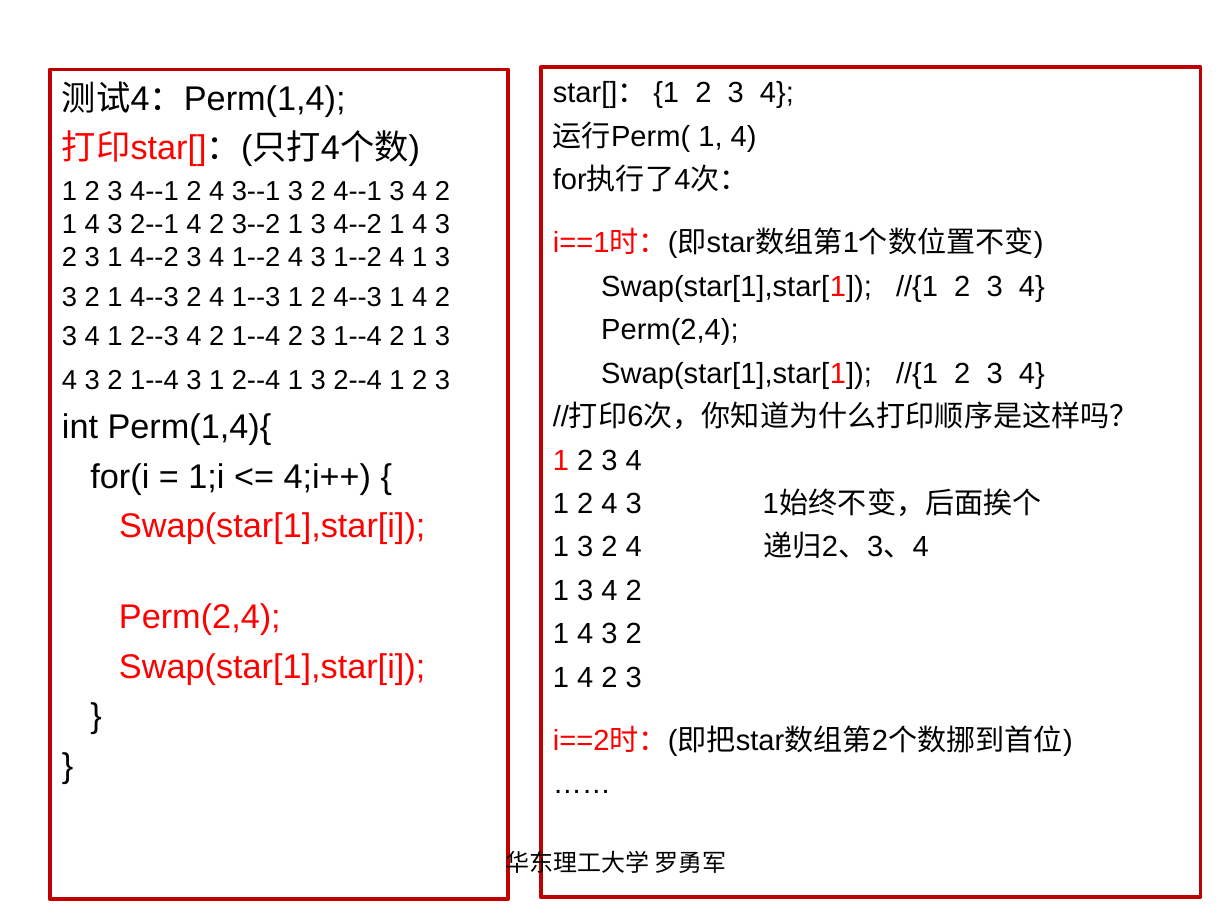
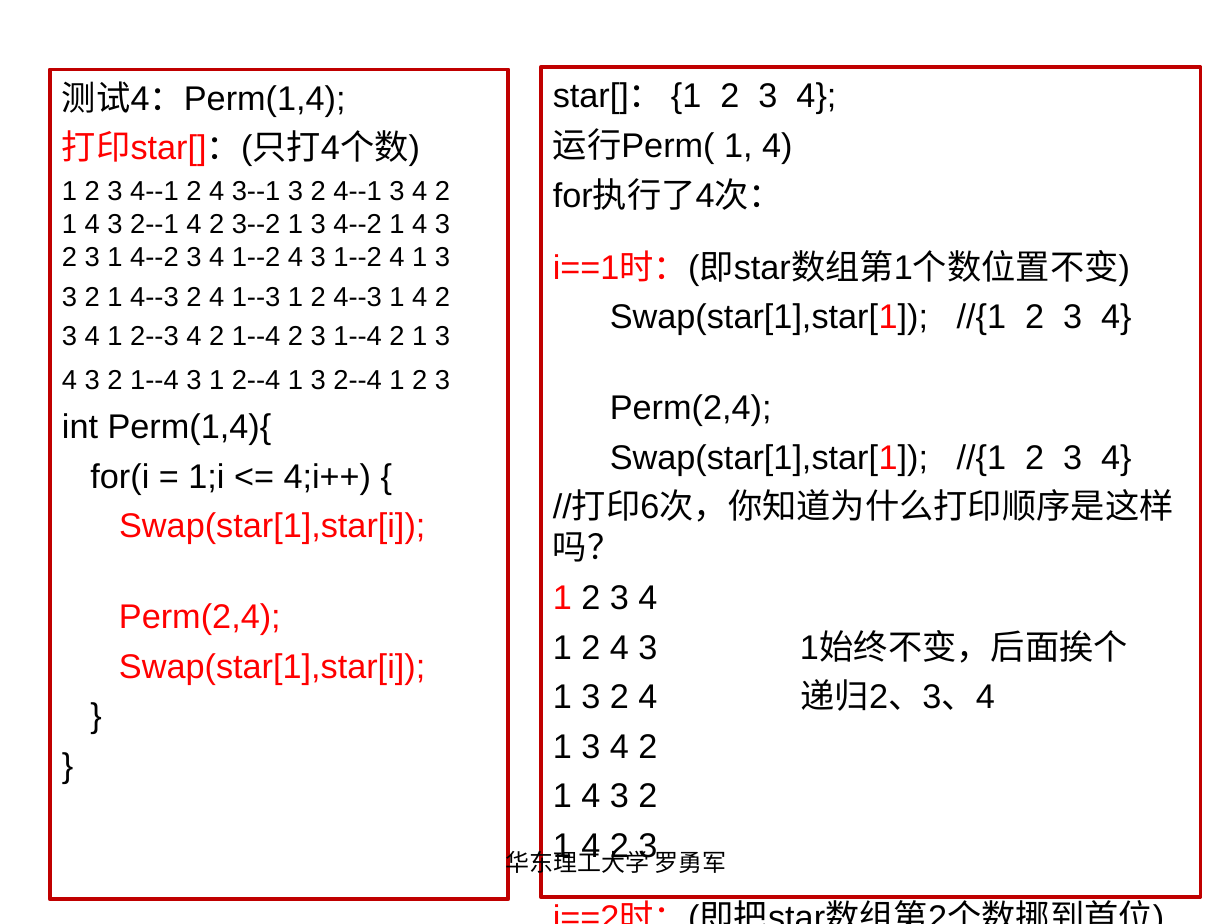
Before and after one commit to luoyongjun999/code, a slide deck: slide 26 of 第4章搜索技术.ppt. Drawn at 1232x924 pixels with LibreOffice and Linux fonts; fonts in the diff are those of the drawing. Boxes give left, top, right and bottom in pixels: in the first picture for what was removed or moved away, otherwise in the second. Text is boxed around its words. In the diff, an @@ line names an element or a change of style, - is before the commit and + after.

```diff
--- a/第4章搜索技术.ppt
+++ b/第4章搜索技术.ppt
@@ rectangle "star[]： {1 2 3 4};" at box(541, 68, 1201, 897): size 17 to 20 pt @@
```
Also in this commit, not shown: 10 other slides changed, 9 other files.
